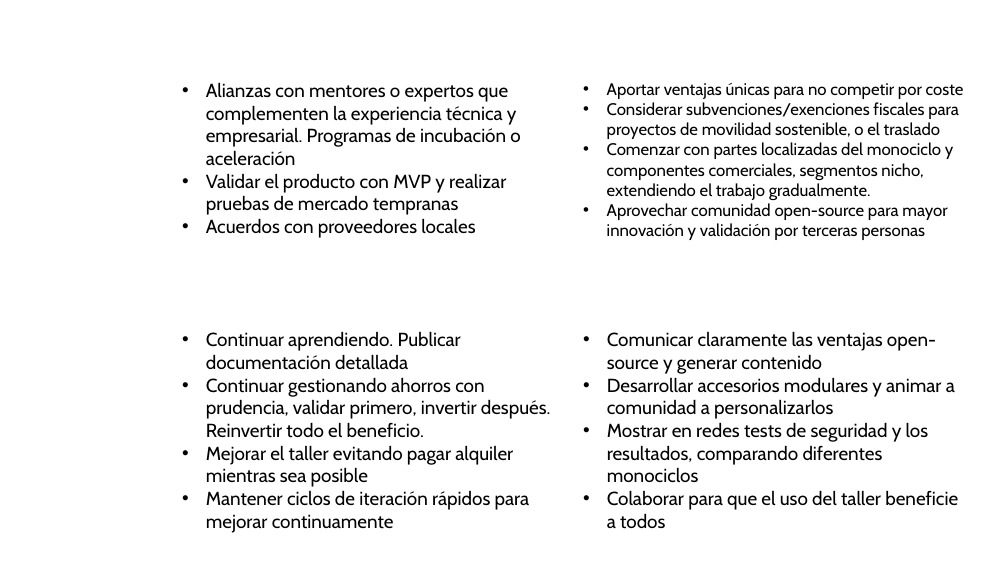
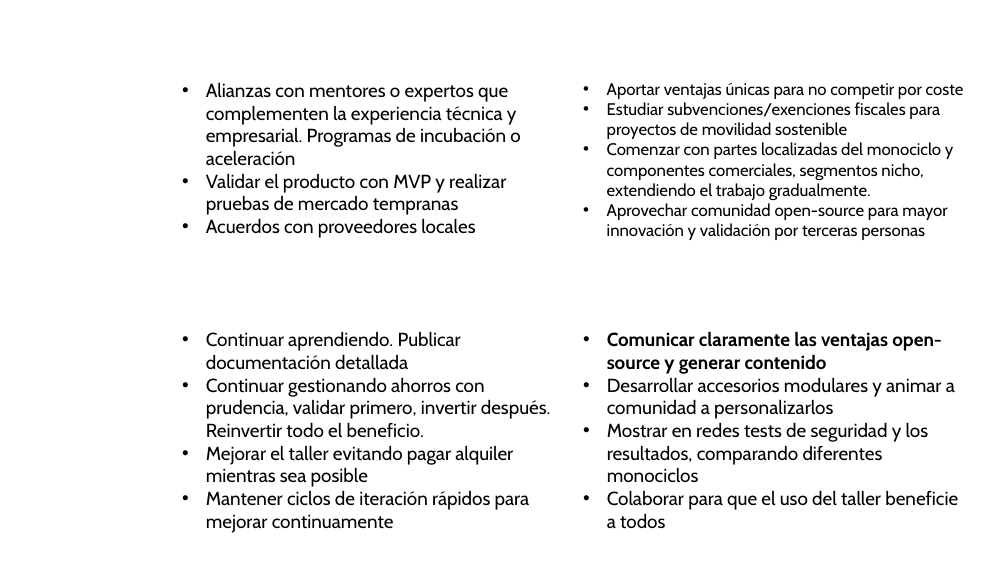
Before and after one commit to rubenayla/cyberwheel, a slide deck: slide 3 of explorer/mentoring/business_model_canvas_spanish.pptx. Drawn at 1008x567 pixels with LibreOffice and Linux fonts; fonts in the diff are those of the drawing; background and template pictures are left out. Boxes give left, top, right and bottom in pixels: in the first picture for what was removed or moved away, otherwise in the second. Text is boxed around its words. In the diff, an @@ line names an element or a change of style, - is before the commit and + after.

```diff
--- a/explorer/mentoring/business_model_canvas_spanish.pptx
+++ b/explorer/mentoring/business_model_canvas_spanish.pptx
@@ text at [607,102,940,139]: text changed @@
-• Considerar subvenciones/exenciones fiscales para proyectos de movilidad sostenible, o el traslado
+• Estudiar subvenciones/exenciones fiscales para proyectos de movilidad sostenible
@@ text at [607,331,941,374]: bold on in "Comunicar claramente las ventajas open-source y generar ..." @@
```
Also in this commit, not shown: 2 other slides changed, 4 slides added, 3 slides removed, 3 other files.
